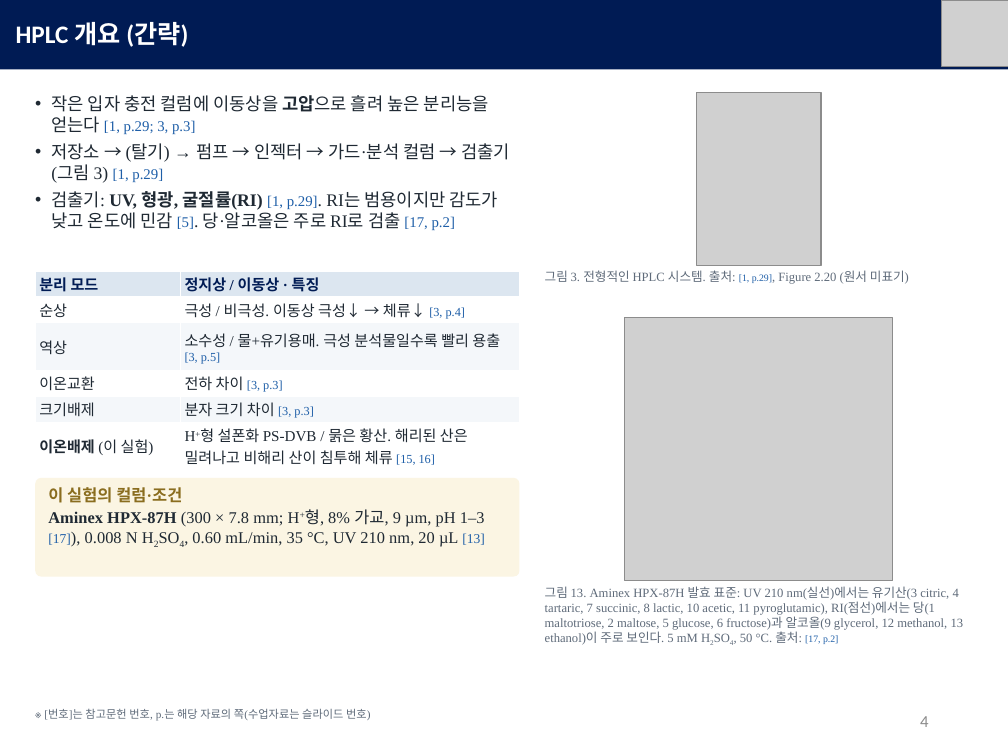
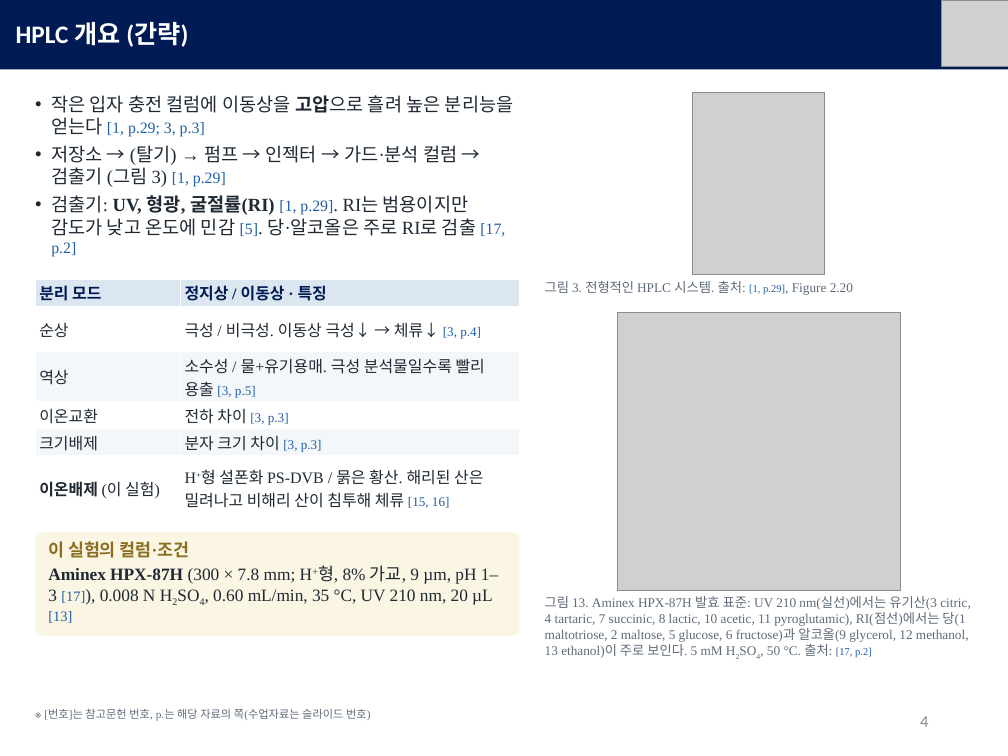
Before and after one commit to mingyu221/office, a slide deck: slide 4 of HPLC_formate_slides_KO.pptx. Drawn at 1008x756 pixels with LibreOffice and Linux fonts; fonts in the diff are those of the drawing; grey boxes stand for pictures. Boxes give left, top, right and bottom in pixels: in the first picture for what was removed or moved away, otherwise in the second. Text is boxed around its words. In the diff, an @@ line names an element or a change of style, - is before the commit and + after.

```diff
--- a/HPLC_formate_slides_KO.pptx
+++ b/HPLC_formate_slides_KO.pptx
@@ text "작은 입자 충전 컬럼에 이동상을 ..." at (x1=51, y1=95, x2=514, y2=257): size 12.6 to 13.3 pt in "작은 입자 충전 컬럼에 이동상을 고압으로 흘려 ...", "저장소 → (탈기) → 펌프 → 인젝터 ...", "검출기: UV, 형광, 굴절률(RI) p.29]. RI는 범용이지만 ..."; size 10.6 to 11.3 pt in "[1, p.29; 3, p.3]", "[1, p.29]", "[1, p.29]. [5]. [17, p.2]" @@
@@ picture resized from (x1=697, y1=93, x2=822, y2=265) to (x1=692, y1=93, x2=825, y2=274) @@
@@ table at (x1=35, y1=279, x2=519, y2=513) @@
@@ size 10.8 to 11.4 pt in "분리 모드", "정지상 / 이동상 · 특징", "순상", "극성 / 비극성. 이동상 극성↓ → 체류↓" and 8 more places @@
@@ size 8.8 to 9.4 pt in "[3, p.4]", "[3, p.5]", "[3, p.3]", "[3, p.3]" and 1 more places @@
@@ table resized from (x1=35, y1=271, x2=519, y2=469) to (x1=35, y1=279, x2=519, y2=513) @@
@@ text at (x1=545, y1=281, x2=853, y2=295): text changed; size 9 to 9.5 pt @@
-그림 3. 전형적인 HPLC 시스템. 출처: [1, p.29], Figure 2.20 (원서 미표기)
+그림 3. 전형적인 HPLC 시스템. 출처: [1, p.29], Figure 2.20
@@ picture resized from (x1=625, y1=318, x2=893, y2=581) to (x1=617, y1=312, x2=900, y2=590) @@
@@ rounded rectangle resized from (x1=35, y1=478, x2=519, y2=577) to (x1=35, y1=532, x2=519, y2=635) @@
@@ text "이 실험의 컬럼·조건" moved from (x1=48, y1=487, x2=485, y2=547) to (x1=48, y1=541, x2=498, y2=623) @@
@@ text "이 실험의 컬럼·조건" at (x1=48, y1=541, x2=498, y2=623): size 11.7 to 12.3 pt; size 9.7 to 10.3 pt in "[17]), [13]" @@
@@ text "그림 13. Aminex HPX-87H 발효 ..." moved from (x1=545, y1=586, x2=964, y2=645) to (x1=545, y1=596, x2=971, y2=658) @@
@@ text "그림 13. Aminex HPX-87H 발효 ..." at (x1=545, y1=596, x2=971, y2=658): size 9 to 9.5 pt; size 7 to 7.5 pt in "[17, p.2]" @@
```
Also in this commit, not shown: 9 other slides changed, 3 other files.
